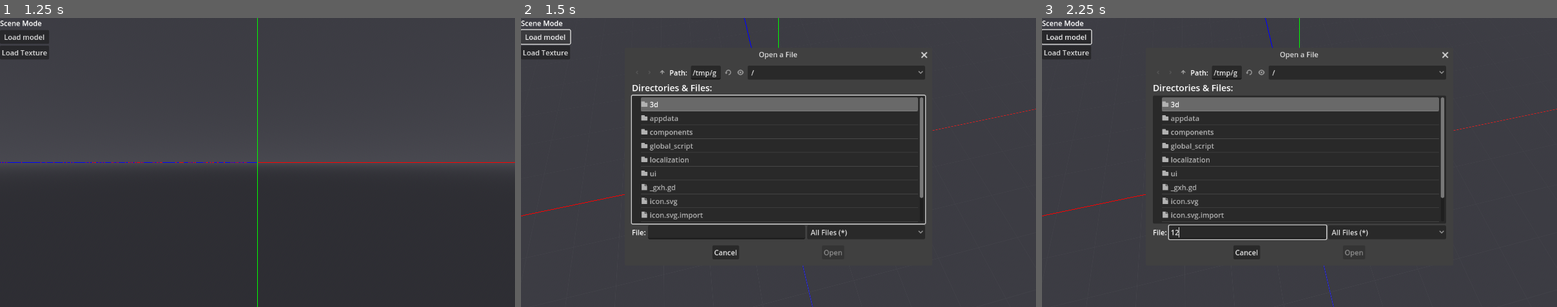
Above: before the commit, frames 1-3 (left to right).
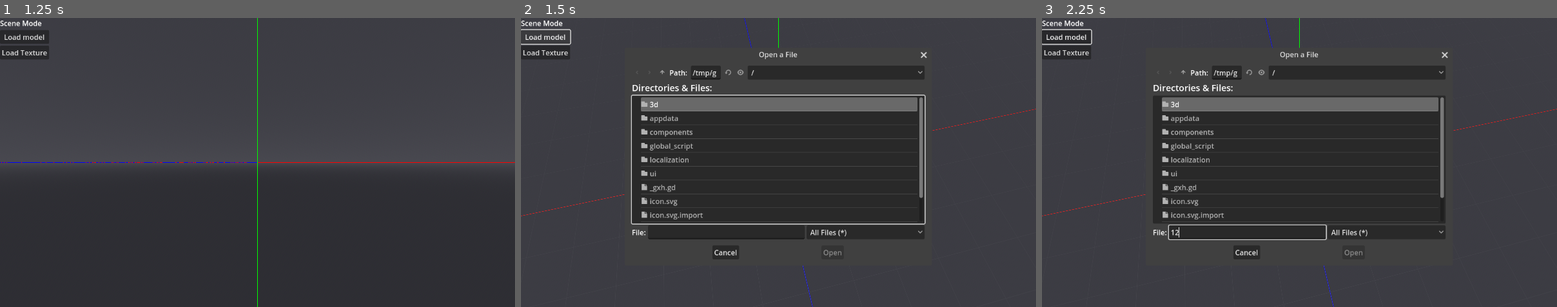
Above: after the commit, the same moments.

Repository: Nusiq/McGdModeling
Game: Godot game, scene res://ui/main/main_menu.tscn
Two runs of this game, one before a commit and one after it. Both use one fixed random seed, a clock stepped at 60 frames per second and the inputs below.
Inputs (mouse positions are in pixels of both pictures, inside the frame that each line leads up to):
- Up to frame 1 (1.25 s): tap Enter at 0.5 s; move the mouse to (370, 148) at 0.52 s; hold Middle mouse button (gesture.pan_view) from 0.53 s (still down)
- Up to frame 2 (1.5 s): release Middle mouse button (gesture.pan_view) at 1.25 s; click "Load model" at 1.25 s
- Up to frame 3 (2.25 s): click (1248, 231) at 2.02 s; type "12" at 2.1 s

Frame 1 is identical in both runs. In frame 2, 0.4% of the frame differs, in the area x 0-79%, y 0-83%; in frame 3, 0.3%.

Commit message:
Removed MeshAxes from the main_menu scene.

Diff:
--- a/ui/main/main_menu.tscn
+++ b/ui/main/main_menu.tscn
@@ -1,10 +1,9 @@
-[gd_scene load_steps=6 format=3 uid="uid://c75gt0qjodun5"]
+[gd_scene load_steps=5 format=3 uid="uid://c75gt0qjodun5"]
 
 [ext_resource type="Script" path="res://ui/main/main_menu.gd" id="1_8wp5i"]
 [ext_resource type="PackedScene" uid="uid://brjt7p30rj5we" path="res://ui/cached_file_dialog/cached_file_dialog.tscn" id="2_nb5x8"]
 [ext_resource type="PackedScene" uid="uid://byggwvgy1weio" path="res://3d/editor_viewport/editor_viewport.tscn" id="2_u2tc1"]
 [ext_resource type="PackedScene" uid="uid://ds14rfyke1tml" path="res://3d/mc_model/mc_model.tscn" id="3_sdhs6"]
-[ext_resource type="PackedScene" uid="uid://bgmlllyntt32m" path="res://3d/axes_mesh/axes_mesh.tscn" id="5_swvdy"]
 
 [node name="MainMenu" type="Node3D"]
 script = ExtResource("1_8wp5i")
@@ -35,9 +34,6 @@
 layout_mode = 2
 text = "Load Texture"
 
-[node name="Axes" parent="." instance=ExtResource("5_swvdy")]
-length = 20.0
-
 [connection signal="file_selected" from="CachedFileDialogModel" to="." method="_on_cached_file_dialog_model_file_selected"]
 [connection signal="file_selected" from="CachedFileDialogTexture" to="." method="_on_cached_file_dialog_texture_file_selected"]
 [connection signal="pressed" from="GridContainer/ButtonLoadModel" to="." method="_on_button_load_model_pressed"]
